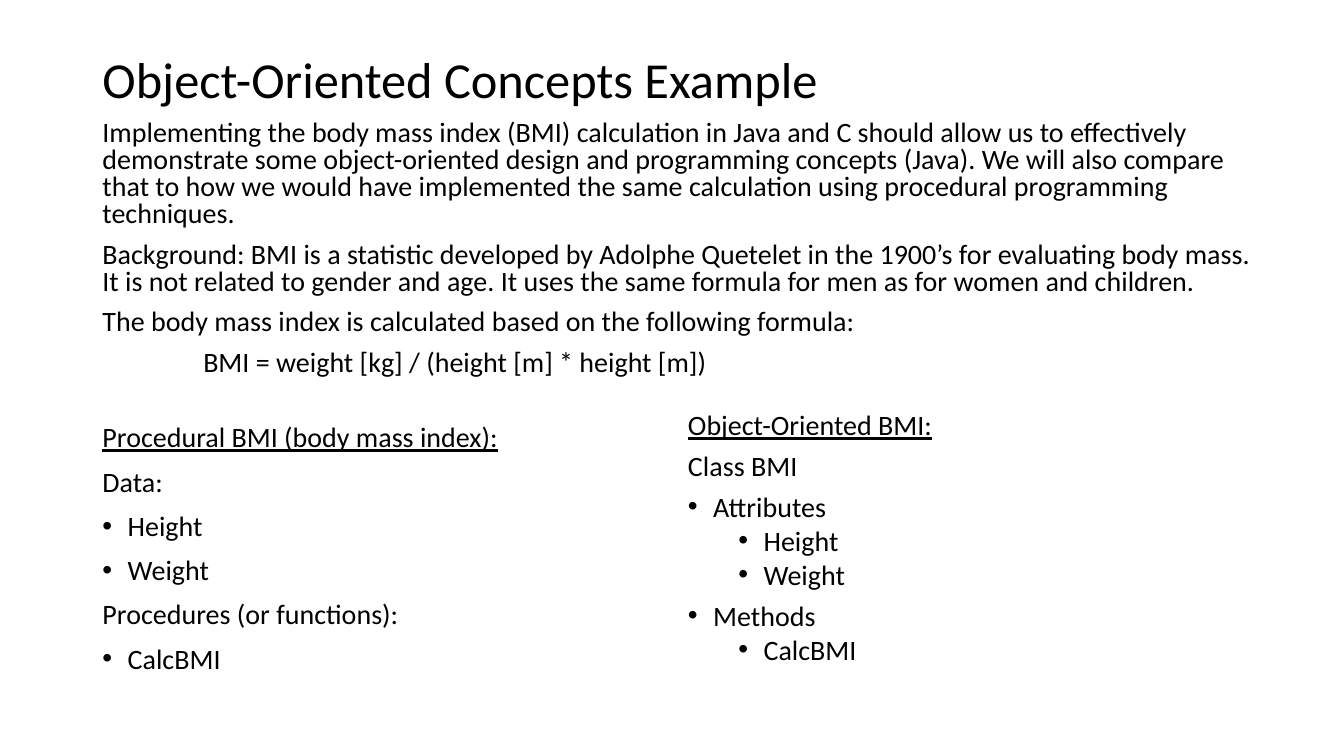
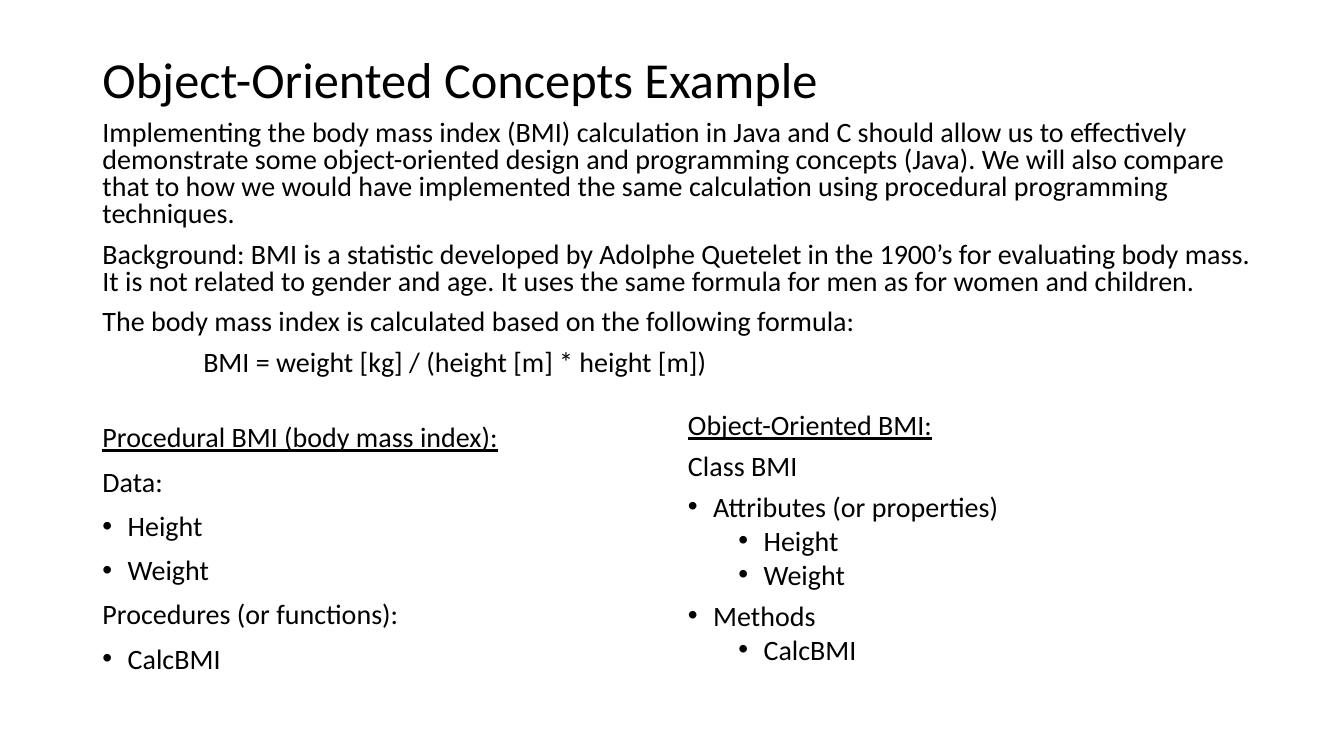
Before and after one commit to EricJPogue/www-epogue-info, a slide deck: slide 11 of CPSC-24500/Week01/2016SpringW01SlidesLecture.pptx. Drawn at 1344x756 pixels with LibreOffice and Linux fonts; fonts in the diff are those of the drawing. Boxes give left, top, right and bottom in pixels: in the first picture for what was removed or moved away, otherwise in the second. Text is boxed around its words. In the diff, an @@ line names an element or a change of style, - is before the commit and + after.

```diff
--- a/CPSC-24500/Week01/2016SpringW01SlidesLecture.pptx
+++ b/CPSC-24500/Week01/2016SpringW01SlidesLecture.pptx
@@ text at (x1=713, y1=496, x2=998, y2=522): text changed @@
-• Attributes
+• Attributes (or properties)
```
Also in this commit, not shown: 3 other slides changed.
